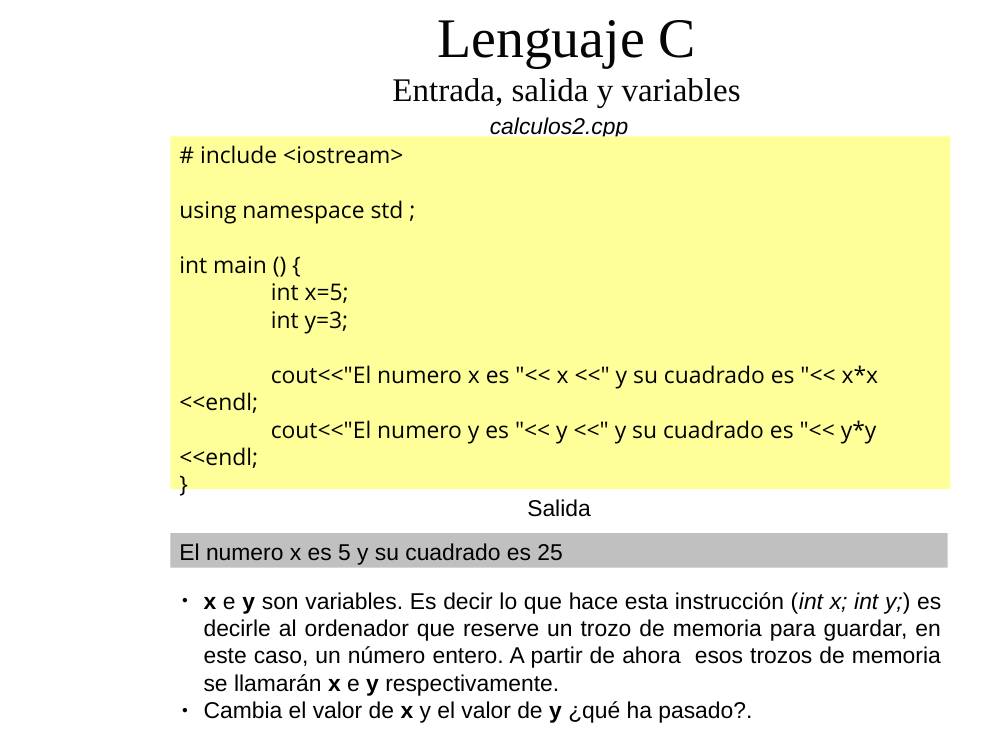
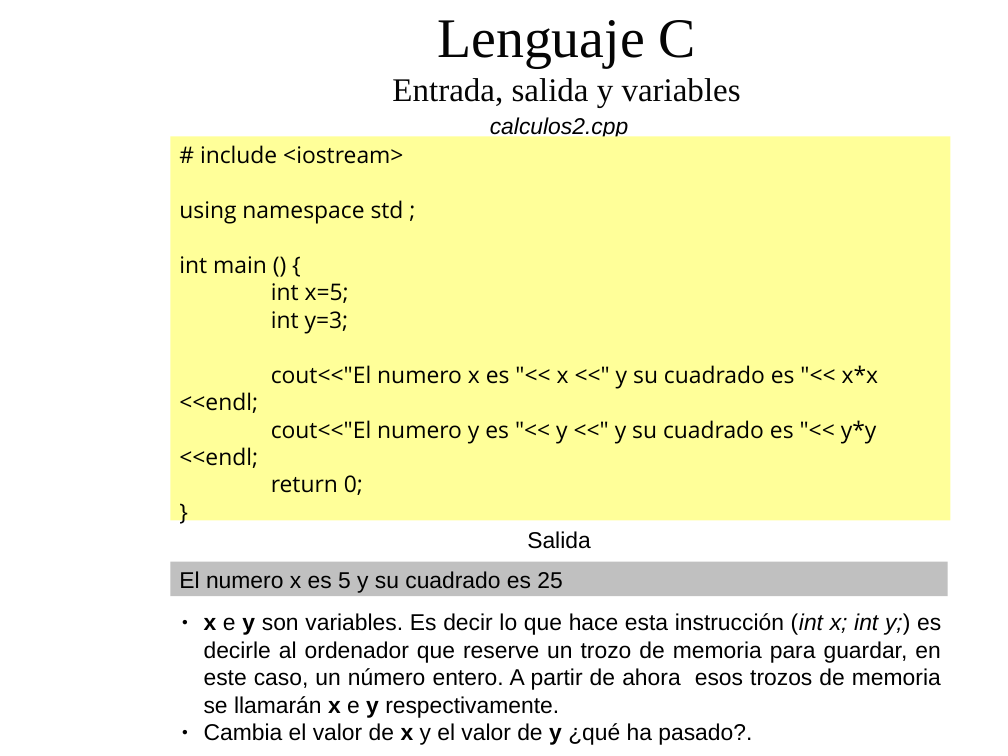
Before and after one commit to dolpo04/2bach, a slide deck: slide 20 of unidades/01_introduccion_a_la_programacion/presentacion/Tema1: Introduccion a la programacion.odp. Drawn at 1008x756 pixels with LibreOffice and Linux fonts; fonts in the diff are those of the drawing; background and template pictures are left out. Boxes give left, top, right and bottom in pixels: in the first picture for what was removed or moved away, otherwise in the second. Text is boxed around its words. In the diff, an @@ line names an element or a change of style, - is before the commit and + after.

```diff
--- a/unidades/01_introduccion_a_la_programacion/presentacion/Tema1: Introduccion a la programacion.odp
+++ b/unidades/01_introduccion_a_la_programacion/presentacion/Tema1: Introduccion a la programacion.odp
@@ rectangle "# include <iostream>": place and size @@
-rectangle "# include <iostream>" at bbox=[170, 136, 950, 489]
+rectangle "# include <iostream>" at bbox=[170, 136, 950, 520]
@@ text in rectangle at bbox=[271, 475, 363, 495]: paragraph added @@
+return 0;
@@ text "Salida": place and size @@
-text "Salida" at bbox=[527, 499, 591, 517]
+text "Salida" at bbox=[527, 531, 591, 549]
@@ rectangle "El numero x es 5 ...": place and size @@
-rectangle "El numero x es 5 ..." at bbox=[170, 533, 948, 568]
+rectangle "El numero x es 5 ..." at bbox=[170, 562, 948, 596]
@@ text "x e y son variables. ...": place and size @@
-text "x e y son variables. ..." at bbox=[204, 592, 941, 723]
+text "x e y son variables. ..." at bbox=[204, 613, 941, 745]
```
Also in this commit, not shown: 12 other slides changed, 12 slides added, 1 other file.
